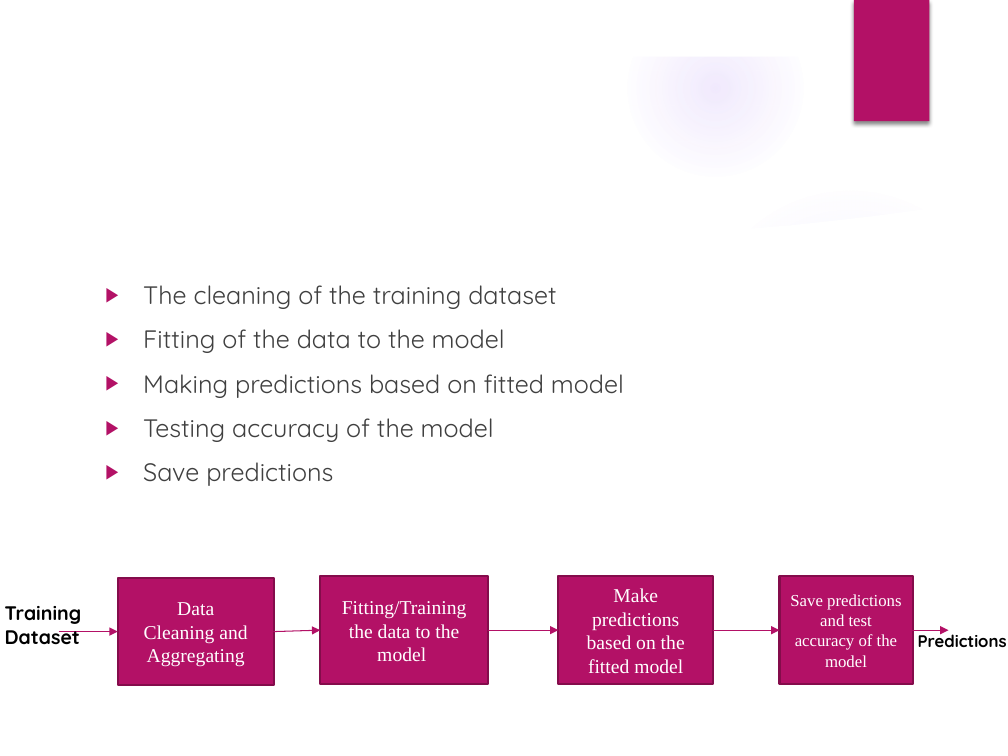
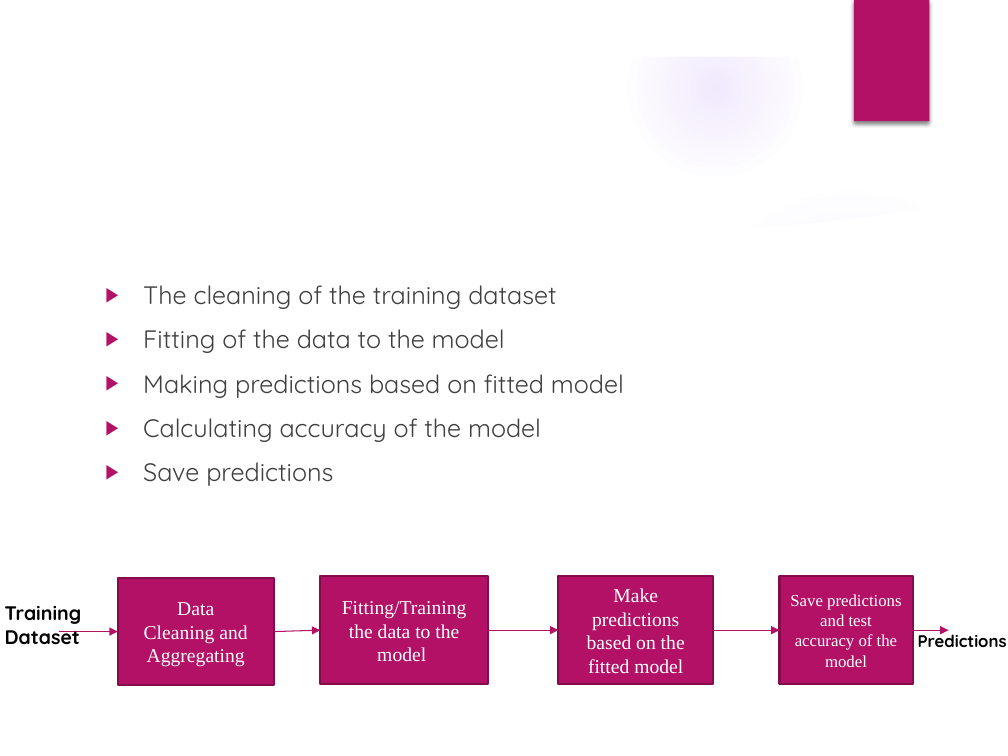
Before and after one commit to yingy4/csye7200-spring2018-group9, a slide deck: slide 4 of Presentation/Planning_Presentation _Team 9.pptx (slide 3 before the commit). Drawn at 1008x756 pixels with LibreOffice and Linux fonts; fonts in the diff are those of the drawing; background and template pictures are left out. Boxes give left, top, right and bottom in pixels: in the first picture for what was removed or moved away, otherwise in the second. Text is boxed around its words. In the diff, an @@ line names an element or a change of style, - is before the commit and + after.

```diff
--- a/Presentation/Planning_Presentation _Team 9.pptx
+++ b/Presentation/Planning_Presentation _Team 9.pptx
@@ text at [143, 418, 541, 442]: text changed @@
-▶ Testing accuracy of the model
+▶ Calculating accuracy of the model
```
Also in this commit, not shown: 3 other slides changed.
